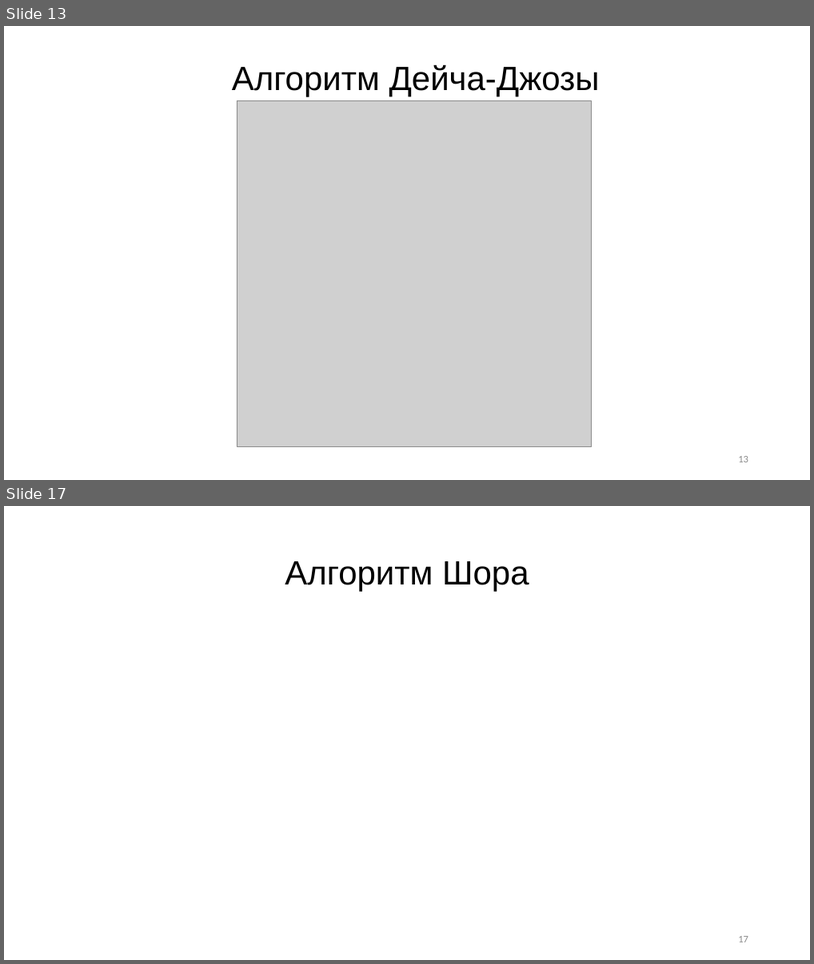
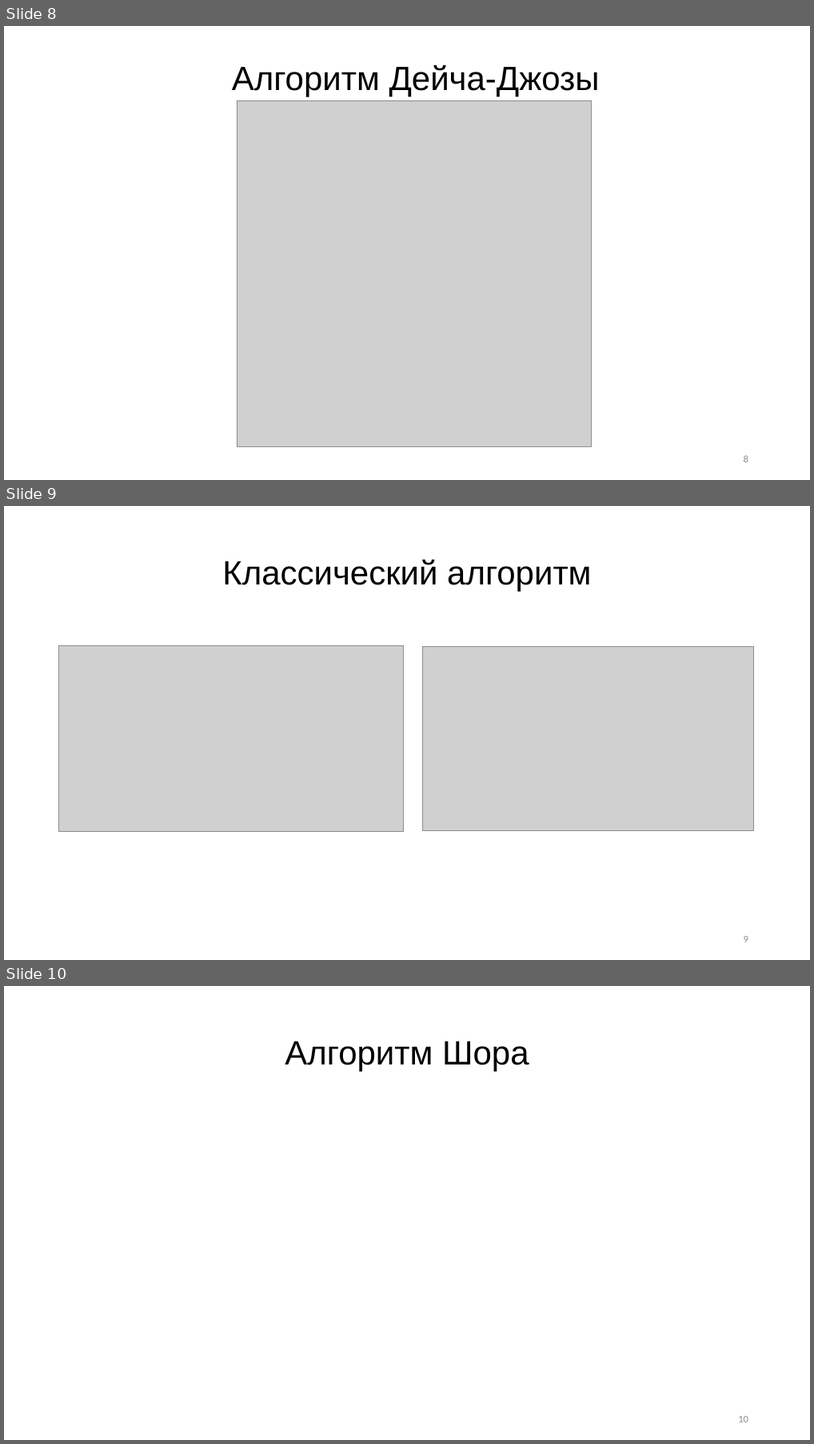
Before and after one commit to R0manych/Diploma2019, a slide deck: Черниговских 2к 14гр.pptx. Shown one above the other, each under a label of ours: slides 13 and 17 before the commit, slides 8, 9 and 10 after it; the slides between them are not shown. The pictures are 814x964 and 814x1444 pixels, drawn with LibreOffice and Linux fonts; fonts in the diff are those of the drawing; grey boxes stand for pictures. Boxes give left, top, right and bottom in pixels: in the first picture for what was removed or moved away, otherwise in the second. Text is boxed around its words. In the diff, an @@ line names an element or a change of style, - is before the commit and + after.

```diff
--- a/Черниговских 2к 14гр.pptx
+++ b/Черниговских 2к 14гр.pptx
@@ slide 9 added at (4, 506, 810, 960), background #DEDEDE @@
@@ title added at (222, 559, 591, 592), 40 pt, text #2C2C2C @@
+Классический алгоритм
@@ picture added at (58, 646, 403, 832) @@
@@ picture added at (422, 646, 754, 830) @@
@@ page number added at (744, 936, 749, 942), 12 pt, text #8F8F8F @@
+9
@@ what was slide 13 is now slide 8 @@
@@ page number at (744, 455, 749, 462): text changed @@
-13
+8
@@ what was slide 17 is now slide 10 @@
@@ page number at (738, 1416, 749, 1422): text changed @@
-17
+10
```
Also in this commit, not shown: 1 slide changed, 4 other slides added, 8 slides removed, 4 other files.
